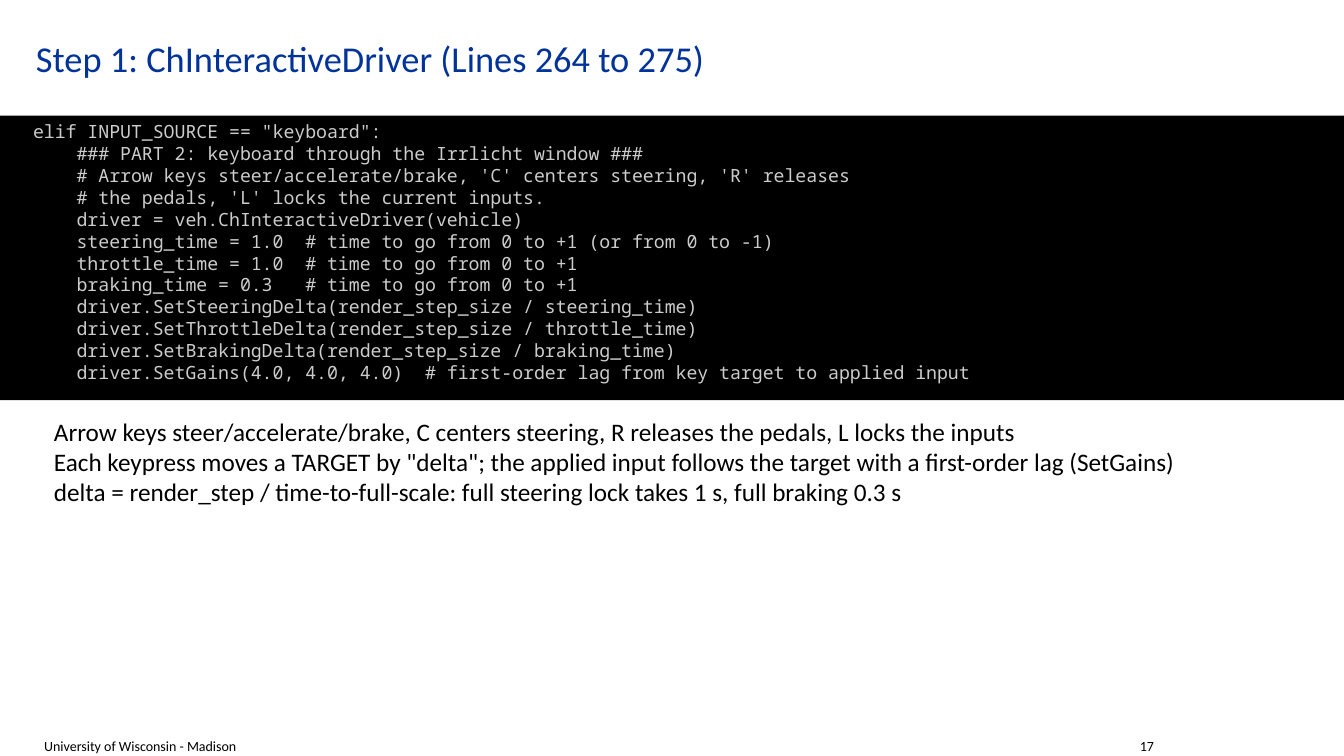
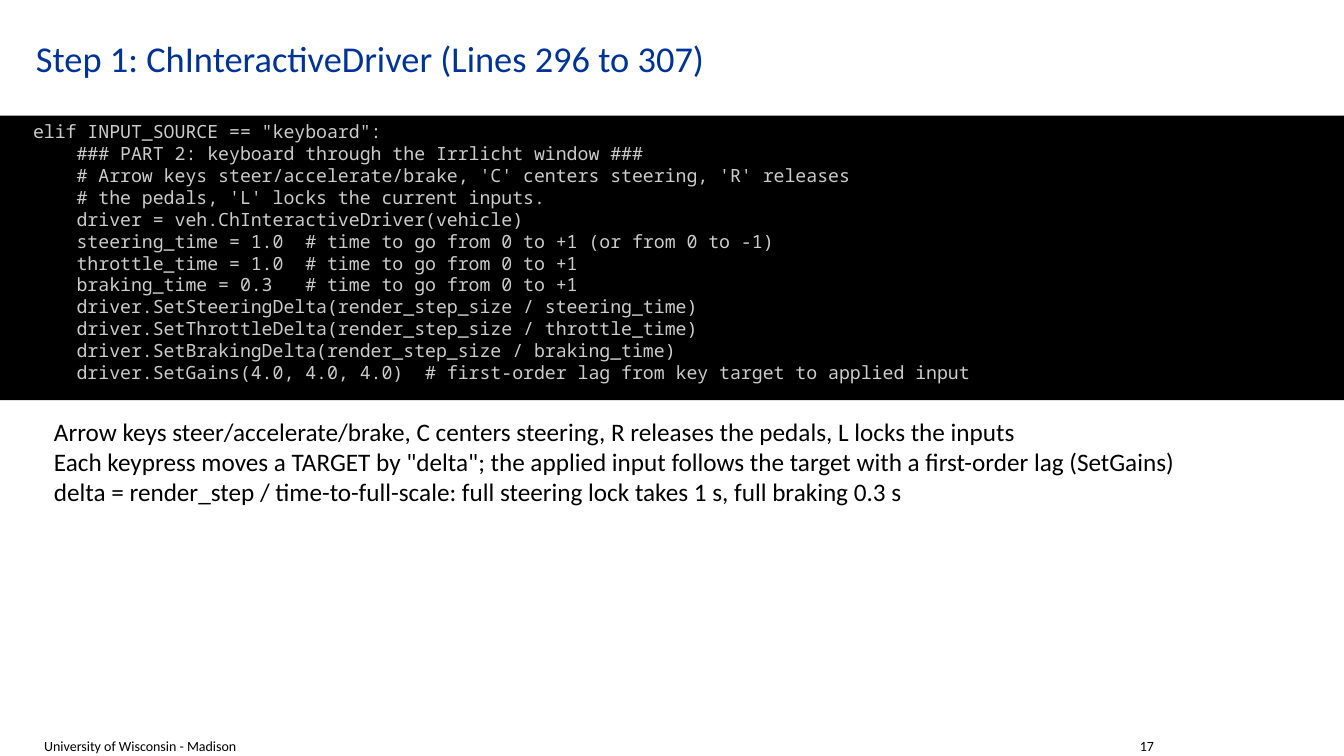
Before and after one commit to ksha23/chrono-hil-tutorial, a slide deck: slide 17 of tutorial_HIL_driver.pptx. Drawn at 1344x756 pixels with LibreOffice and Linux fonts; fonts in the diff are those of the drawing; background and template pictures are left out. Boxes give left, top, right and bottom in pixels: in the first picture for what was removed or moved away, otherwise in the second. Text is boxed around its words. In the diff, an @@ line names an element or a change of style, - is before the commit and + after.

```diff
--- a/tutorial_HIL_driver.pptx
+++ b/tutorial_HIL_driver.pptx
@@ title at box(36, 45, 704, 78): text changed @@
-Step 1: ChInteractiveDriver (Lines 264 to 275)
+Step 1: ChInteractiveDriver (Lines 296 to 307)
```
Also in this commit, not shown: 1 other slide changed.
